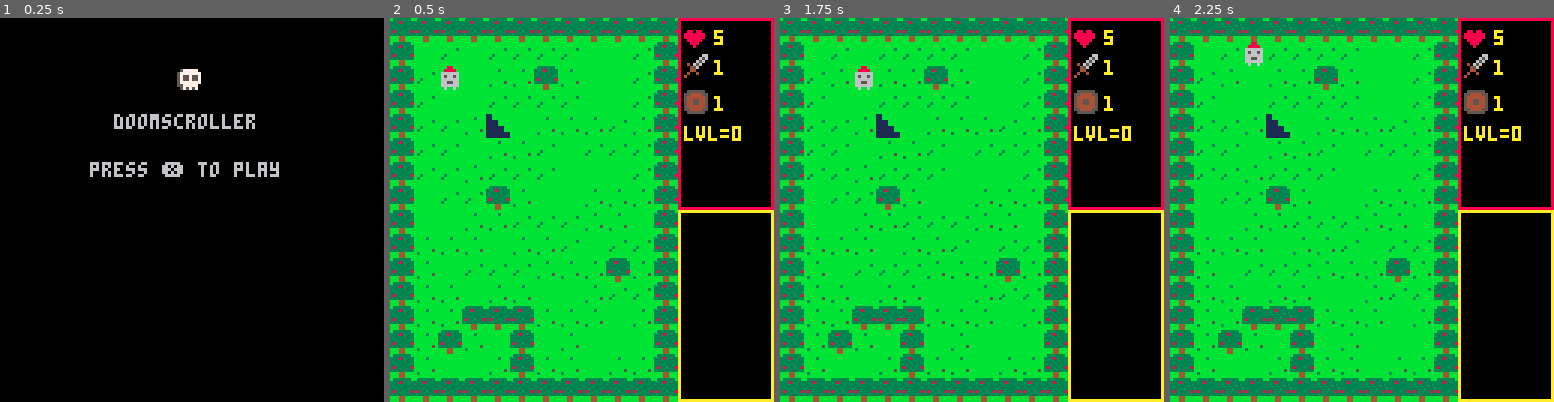
Above: before the commit, frames 1-4 (left to right).
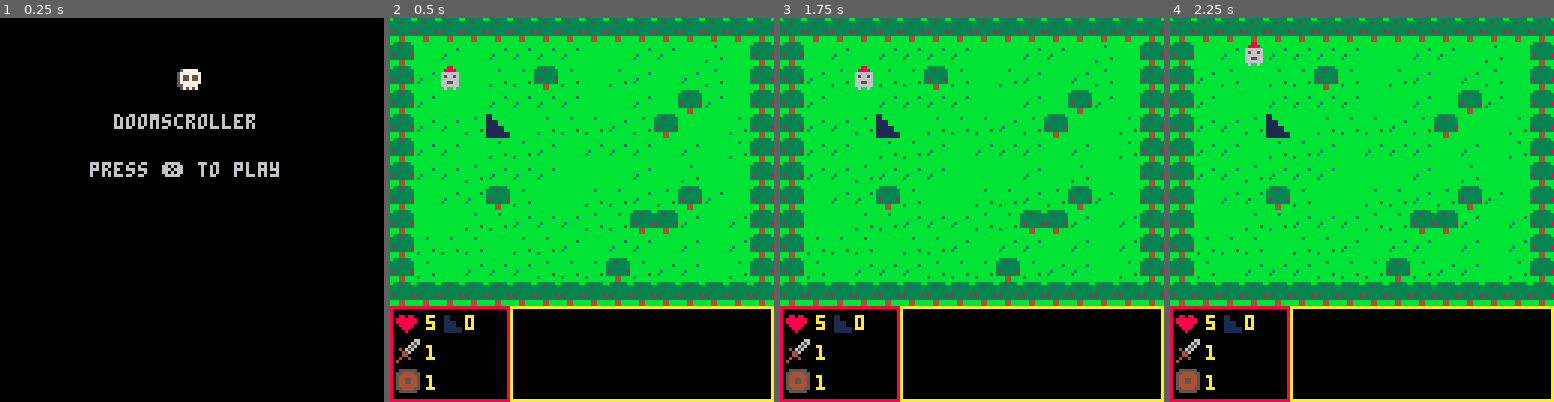
Above: after the commit, the same moments.

Repository: OmniWode/doomscroller
Game: PICO-8 cartridge doomscroller.p8
The game is run twice, just before and just after one commit, with the same random seed, the same clock (stepped at 60 frames per second) and the same inputs.
Inputs:
- Up to frame 1 (0.25 s): no input
- Up to frame 2 (0.5 s): tap X (X key) at 0.33 s
- Up to frame 3 (1.75 s): tap X (X key) at 1.07 s; hold Right from 1.6 s (still down)
- Up to frame 4 (2.25 s): tap X (X key) at 1.85 s; release Right at 2.1 s; hold Up from 2.15 s (still down)

Frame 1 is identical in both runs. In frame 2, 44% of the frame differs, in the area x 0-100%, y 0-100%; in frame 3, 44%; in frame 4, 44%.

Commit message:
swapped hud & UI to be at bottom, better use of screen real estate

Diff:
--- a/doomscroller.p8
+++ b/doomscroller.p8
@@ -203,28 +203,31 @@
 
 	-- stairs last to make sure an enemy doesn't
 	-- spawn on top
-	room.stairx=6+flr(rnd(3))
-	room.stairy=6+flr(rnd(6))
+	room.stairx=2+flr(rnd(12))
+	room.stairy=6+flr(rnd(3))
 
 end
 
 --TO DO: make this smarter
 function set_room(mapx,mapy)
-	mset(mapx+room.stairx,mapy+room.stairy,18)
 
 	for a in all(room.actors) do
 		mset(a.x,a.y,a.spr)
 	end
 
+	mset(mapx+room.stairx,mapy+room.stairy,18)
+
 end
 
 -- should mirror set_room!!!!
 function reset_room(mapx,mapy)
-	mset(mapx+room.stairx,mapy+room.stairy,0)
+
 
 	for a in all(room.actors) do
 		mset(a.x,a.y,0)
 	end
+
+	mset(mapx+room.stairx,mapy+room.stairy,0)
 
 end
 
@@ -240,10 +243,10 @@
 
 function make_enemy()
 	local e={}
-	e.x=(4+flr(rnd(5)))+mapx
+	e.x=(5+flr(rnd(3)))+mapx
 	if (e.x==room.stairx) e.x-=2
 
-	e.y=(4+flr(rnd(8)))+mapy
+	e.y=(5+flr(rnd(6)))+mapy
 	if (e.y==room.stairy) e.y-=2
 
 	e.spr=3
@@ -302,7 +305,6 @@
 	--take damage from enemies
 	if (is_tile(enemy,x,y)) then
 		p.hp -= 1
-		p.dam=true
 		sfx(1)
 		--rectfill(0,0,127,127,8)
 	end
@@ -321,37 +323,38 @@
 end
 
 function draw_hud()
-	hudx=96
-	hudy=0
+	hudx=0
+	hudy=96
 
 	-- draw frame
-	rectfill(hudx,hudy,hudx+31,hudy+63,0)
-	rect(hudx,hudy,hudx+31,hudy+63,8)
+	rectfill(hudx,hudy,hudx+39,hudy+31,0)
+	rect(hudx,hudy,hudx+39,hudy+31,8)
 
 	-- player health
-	spr(48,hudx+2,hudy+2)
-	print(p.hp,hudx+12,hudy+4,10)
+	spr(48,hudx+2,hudy+1)
+	print(p.hp,hudx+12,hudy+3,10)
 
 	-- player damage
-	spr(32,hudx+2,hudy+12)
-	print(p.dam,hudx+12,hudy+14,10)
+	spr(32,hudx+2,hudy+11)
+	print(p.dam,hudx+12,hudy+13,10)
 
 	-- player defense
-	spr(33,hudx+2,hudy+24)
-	print(p.def,hudx+12,hudy+26,10)
+	spr(33,hudx+2,hudy+21)
+	print(p.def,hudx+12,hudy+23,10)
 
 	-- current level
-	print("lvl="..tostr(level),hudx+2,hudy+36,10)
-
+	--print("lvl="..tostr(level),hudx+16,hudy+3,10)
+	spr(34,hudx+17,hudy+2)
+	print(level,hudx+25,hudy+3,10)
 end
 
 function draw_log()
-	logx=96
-	logy=64
+	logx=40
+	logy=96
 
 	-- draw frame
-	rectfill(logx,logy,logx+31,logy+63,0)
-	rect(logx,logy,logx+31,logy+63,10)
+	rectfill(logx,logy,logx+87,logy+31,0)
+	rect(logx,logy,logx+87,logy+31,10)
 end
 
 function old_draw_hud()
@@ -440,12 +443,12 @@
 00606000544444451111111100000000aaaaaaaa00000000bbbbbbbb000000000000000000000000000000000000000000000000000000000000000000000000
 006060000555555011111111000000000aaaaaa000000000bbbbbbbb000000000000000000000000000000000000000000000000000000000000000000000000
 00000066055555500000000000000000000000000000000000000000000000000000000000000000000000000000000000000000000000000000000000000000
-00000656554444550000000000000000000000000000000000000000000000000000000000000000000000000000000000000000000000000000000000000000
-00006560544444450000000000000000000000000000000000000000000000000000000000000000000000000000000000000000000000000000000000000000
-04065600544554450000000000000000000000000000000000000000000000000000000000000000000000000000000000000000000000000000000000000000
-00456000544554450000000000000000000000000000000000000000000000000000000000000000000000000000000000000000000000000000000000000000
-00440000544444450000000000000000000000000000000000000000000000000000000000000000000000000000000000000000000000000000000000000000
-04004000554444550000000000000000000000000000000000000000000000000000000000000000000000000000000000000000000000000000000000000000
+00000656554444550110000000000000000000000000000000000000000000000000000000000000000000000000000000000000000000000000000000000000
+00006560544444450110000000000000000000000000000000000000000000000000000000000000000000000000000000000000000000000000000000000000
+04065600544554450111100000000000000000000000000000000000000000000000000000000000000000000000000000000000000000000000000000000000
+00456000544554450111100000000000000000000000000000000000000000000000000000000000000000000000000000000000000000000000000000000000
+00440000544444450111111000000000000000000000000000000000000000000000000000000000000000000000000000000000000000000000000000000000
+04004000554444550111111000000000000000000000000000000000000000000000000000000000000000000000000000000000000000000000000000000000
 40000000055555500000000000000000000000000000000000000000000000000000000000000000000000000000000000000000000000000000000000000000
 00000000000000000000000000000000000000000000000000000000000000000000000000000000000000000000000000000000000000000000000000000000
 00000000000000000577777000000000000000000000000000000000000000000000000000000000000000000000000000000000000000000000000000000000
@@ -459,38 +462,34 @@
 0001010503080000010000000000000001020300100000000000000000000000000000000000000000000000000000000000000000000000000000000000000000000000000000000000000000000000000000000000000000000000000000000000000000000000000000000000000000000000000000000000000000000000
 0000000000000000000000000000000000000000000000000000000000000000000000000000000000000000000000000000000000000000000000000000000000000000000000000000000000000000000000000000000000000000000000000000000000000000000000000000000000000000000000000000000000000000
 __map__
-0808080808080808080808080000000002020202020202020202020202020202000000000000000000000000000000000000000000000000000000000000000000000000000000000000000000000000000000000000000000000000000000000000000000000000000000000000000000000000000000000000000000000000
-0816061606060606161606080000000002000000000000000000000000000002000000000000000000000000000000000000000000000000000000000000000000000000000000000000000000000000000000000000000000000000000000000000000000000000000000000000000000000000000000000000000000000000
-0806071607070807161606080000000002000000000000000000000000000002000000000000000000000000000000000000000000000000000000000000000000000000000000000000000000000000000000000000000000000000000000000000000000000000000000000000000000000000000000000000000000000000
-0806161606060606161606080000000002000000000000000000000000000002000000000000000000000000000000000000000000000000000000000000000000000000000000000000000000000000000000000000000000000000000000000000000000000000000000000000000000000000000000000000000000000000
-0806060706160707070607080000000002000000000000000000000000000002000000000000000000000000000000000000000000000000000000000000000000000000000000000000000000000000000000000000000000000000000000000000000000000000000000000000000000000000000000000000000000000000
-0806061607070616060606080000000002000000000000000000000000000002000000000000000000000000000000000000000000000000000000000000000000000000000000000000000000000000000000000000000000000000000000000000000000000000000000000000000000000000000000000000000000000000
-0806060706060616161606080000000002000000000000000000000000000002000000000000000000000000000000000000000000000000000000000000000000000000000000000000000000000000000000000000000000000000000000000000000000000000000000000000000000000000000000000000000000000000
-0816060608071616070707080000000002000000000000000000000000000002000000000000000000000000000000000000000000000000000000000000000000000000000000000000000000000000000000000000000000000000000000000000000000000000000000000000000000000000000000000000000000000000
-0816160707060606070716080000000002000000000000000000000000000002000000000000000000000000000000000000000000000000000000000000000000000000000000000000000000000000000000000000000000000000000000000000000000000000000000000000000000000000000000000000000000000000
-0807070716070706160606080000000002000000000000000000000000000002000000000000000000000000000000000000000000000000000000000000000000000000000000000000000000000000000000000000000000000000000000000000000000000000000000000000000000000000000000000000000000000000
-0807160606060707070807080000000002000000000000000000000000000002000000000000000000000000000000000000000000000000000000000000000000000000000000000000000000000000000000000000000000000000000000000000000000000000000000000000000000000000000000000000000000000000
-0807071607071616070606080000000002000000000000000000000000000002000000000000000000000000000000000000000000000000000000000000000000000000000000000000000000000000000000000000000000000000000000000000000000000000000000000000000000000000000000000000000000000000
-0807070808080707071607080000000002000000000000000000000000000002000000000000000000000000000000000000000000000000000000000000000000000000000000000000000000000000000000000000000000000000000000000000000000000000000000000000000000000000000000000000000000000000
-0807080716081607161616080000000002000000000000000000000000000002000000000000000000000000000000000000000000000000000000000000000000000000000000000000000000000000000000000000000000000000000000000000000000000000000000000000000000000000000000000000000000000000
-0807161607080707160707080000000002000000000000000000000000000002000000000000000000000000000000000000000000000000000000000000000000000000000000000000000000000000000000000000000000000000000000000000000000000000000000000000000000000000000000000000000000000000
-0808080808080808080808080000000002020202020202020202020202020202000000000000000000000000000000000000000000000000000000000000000000000000000000000000000000000000000000000000000000000000000000000000000000000000000000000000000000000000000000000000000000000000
-0202020202020202020202020000000002020202020202020202020200000000020202020202020202020202000000000202020202020202020202020000000002020202020202020202020200000000000000000000000000000000000000000000000000000000000000000000000000000000000000000000000000000000
-0200000002000000000000020000000002000000020000000000000200000000020000000200000000000002000000000200000002000000000000020000000002000000020000000000000200000000000000000000000000000000000000000000000000000000000000000000000000000000000000000000000000000000
-0200000002000200000000020000000002000000020002020000000200000000020000000200020202000002000000000200000002000202020000020000000002000000020002020200000200000000000000000000000000000000000000000000000000000000000000000000000000000000000000000000000000000000
-0200000002000000000000020000000002000000020000000000000200000000020000000200000000000002000000000200000002000200000000020000000002000000020002020000000200000000000000000000000000000000000000000000000000000000000000000000000000000000000000000000000000000000
-0202000202000000000000020000000002020002020000000000000200000000020200020200000000000002000000000202000202000000000000020000000002020002020000000000000200000000000000000000000000000000000000000000000000000000000000000000000000000000000000000000000000000000
-0200000000000000000000020000000002000000000000000000000200000000020000000000000000000002000000000200000000000000000000020000000002000000000000000000000200000000000000000000000000000000000000000000000000000000000000000000000000000000000000000000000000000000
-0200000000000000000000020000000002000000000000000000000200000000020000000000000000000002000000000200000000000000000000020000000002000000000000000000000200000000000000000000000000000000000000000000000000000000000000000000000000000000000000000000000000000000
-0200000000000000000000020000000002000000000000000000000200000000020000000000000000000002000000000200000000000000000000020000000002000000000000000000000200000000000000000000000000000000000000000000000000000000000000000000000000000000000000000000000000000000
-0200000000000000000000020000000002000000000000000000000200000000020000000000000000000002000000000200000000000000000000020000000002000000000000000000000200000000000000000000000000000000000000000000000000000000000000000000000000000000000000000000000000000000
-0200000000000000000000020000000002000000000000000000000200000000020000000000000000000002000000000200000000000000000000020000000002000000000000000000000200000000000000000000000000000000000000000000000000000000000000000000000000000000000000000000000000000000
-0200000000000000000000020000000002000000000000000000000200000000020000000000000000000002000000000200000000000000000000020000000002000000000000000000000200000000000000000000000000000000000000000000000000000000000000000000000000000000000000000000000000000000
-0200000000000000000000020000000002000000000000000000000200000000020000000000000000000002000000000200000000000000000000020000000002000000000000000000000200000000000000000000000000000000000000000000000000000000000000000000000000000000000000000000000000000000
-0200000000000000000000020000000002000000000000000000000200000000020000000000000000000002000000000200000000000000000000020000000002000000000000000000000200000000000000000000000000000000000000000000000000000000000000000000000000000000000000000000000000000000
-0200000000000000000000020000000002000000000000000000000200000000020000000000000000000002000000000200000000000000000000020000000002000000000000000000000200000000000000000000000000000000000000000000000000000000000000000000000000000000000000000000000000000000
-0200000000000000000000020000000002000000000000000000000200000000020000000000000000000002000000000200000000000000000000020000000002000000000000000000000200000000000000000000000000000000000000000000000000000000000000000000000000000000000000000000000000000000
-0202020202020202020202020000000002020202020202020202020200000000020202020202020202020202000000000202020202020202020202020000000002020202020202020202020200000000000000000000000000000000000000000000000000000000000000000000000000000000000000000000000000000000
-
-
-
+0808080808080808080808080808080802020202020202020202020202020202000000000000000000000000000000000000000000000000000000000000000000000000000000000000000000000000000000000000000000000000000000000000000000000000000000000000000000000000000000000000000000000000
+0816061606060606161606061607160802000000000000000000000000000002000000000000000000000000000000000000000000000000000000000000000000000000000000000000000000000000000000000000000000000000000000000000000000000000000000000000000000000000000000000000000000000000
+0806071607070807160706160607160802000000000000000000000000000002000000000000000000000000000000000000000000000000000000000000000000000000000000000000000000000000000000000000000000000000000000000000000000000000000000000000000000000000000000000000000000000000
+0806161606060606161606160806160802000000000000000000000000000002000000000000000000000000000000000000000000000000000000000000000000000000000000000000000000000000000000000000000000000000000000000000000000000000000000000000000000000000000000000000000000000000
+0806060706160707070607081616070802000000000000000000000000000002000000000000000000000000000000000000000000000000000000000000000000000000000000000000000000000000000000000000000000000000000000000000000000000000000000000000000000000000000000000000000000000000
+0806061607070616060606160616070802000000000000000000000000000002000000000000000000000000000000000000000000000000000000000000000000000000000000000000000000000000000000000000000000000000000000000000000000000000000000000000000000000000000000000000000000000000
+0806060706060616161606160716160802000000000000000000000000000002000000000000000000000000000000000000000000000000000000000000000000000000000000000000000000000000000000000000000000000000000000000000000000000000000000000000000000000000000000000000000000000000
+0816060608071616070706070806160802000000000000000000000000000002000000000000000000000000000000000000000000000000000000000000000000000000000000000000000000000000000000000000000000000000000000000000000000000000000000000000000000000000000000000000000000000000
+0816160707060606070708080616060802000000000000000000000000000002000000000000000000000000000000000000000000000000000000000000000000000000000000000000000000000000000000000000000000000000000000000000000000000000000000000000000000000000000000000000000000000000
+0807070716070706160606160616060802000000000000000000000000000002000000000000000000000000000000000000000000000000000000000000000000000000000000000000000000000000000000000000000000000000000000000000000000000000000000000000000000000000000000000000000000000000
+0807160606060707070807060616070802000000000000000000000000000002000000000000000000000000000000000000000000000000000000000000000000000000000000000000000000000000000000000000000000000000000000000000000000000000000000000000000000000000000000000000000000000000
+0808080808080808080808080808080802000000000000000000000000000002000000000000000000000000000000000000000000000000000000000000000000000000000000000000000000000000000000000000000000000000000000000000000000000000000000000000000000000000000000000000000000000000
+0000000000000000000000000000000002000000000000000000000000000002000000000000000000000000000000000000000000000000000000000000000000000000000000000000000000000000000000000000000000000000000000000000000000000000000000000000000000000000000000000000000000000000
+0000000000000000000000000000000002000000000000000000000000000002000000000000000000000000000000000000000000000000000000000000000000000000000000000000000000000000000000000000000000000000000000000000000000000000000000000000000000000000000000000000000000000000
+0000000000000000000000000000000002000000000000000000000000000002000000000000000000000000000000000000000000000000000000000000000000000000000000000000000000000000000000000000000000000000000000000000000000000000000000000000000000000000000000000000000000000000
+0000000000000000000000000000000002020202020202020202020202020202000000000000000000000000000000000000000000000000000000000000000000000000000000000000000000000000000000000000000000000000000000000000000000000000000000000000000000000000000000000000000000000000
+0202020202020202020202020202020202020202020202020202020202020202020202020202020202020202020202020202020202020202020202020202020202020202020202020202020202020202000000000000000000000000000000000000000000000000000000000000000000000000000000000000000000000000
+0200000002000000000000000000000202000000020000000000000000000002020000000200000000000000000000020200000002000000000000000000000202000000020000000000000000000002000000000000000000000000000000000000000000000000000000000000000000000000000000000000000000000000
+0200000002000200000000000000000202000000020002020000000000000002020000000200020202000000000000020200000002000202020200000000000202000000020002020202020000000002000000000000000000000000000000000000000000000000000000000000000000000000000000000000000000000000
+0200000002000000000000000000000202000000020000000000000000000002020000000200000000000000000000020200000002000000000000000000000202000000020000000000000000000002000000000000000000000000000000000000000000000000000000000000000000000000000000000000000000000000
+0202000202000000000000000000000202020002020000000000000000000002020200020200000000000000000000020202000202000000000000000000000202020002020000000000000000000002000000000000000000000000000000000000000000000000000000000000000000000000000000000000000000000000
+0200000000000000000000000000000202000000000000000000000000000002020000000000000000000000000000020200000000000000000000000000000202000000000000000000000000000002000000000000000000000000000000000000000000000000000000000000000000000000000000000000000000000000
+0200000000000000000000000000000202000000000000000000000000000002020000000000000000000000000000020200000000000000000000000000000202000000000000000000000000000002000000000000000000000000000000000000000000000000000000000000000000000000000000000000000000000000
+0200000000000000000000000000000202000000000000000000000000000002020000000000000000000000000000020200000000000000000000000000000202000000000000000000000000000002000000000000000000000000000000000000000000000000000000000000000000000000000000000000000000000000
+0200000000000000000000000000000202000000000000000000000000000002020000000000000000000000000000020200000000000000000000000000000202000000000000000000000000000002000000000000000000000000000000000000000000000000000000000000000000000000000000000000000000000000
+0200000000000000000000000000000202000000000000000000000000000002020000000000000000000000000000020200000000000000000000000000000202000000000000000000000000000002000000000000000000000000000000000000000000000000000000000000000000000000000000000000000000000000
+0200000000000000000000000000000202000000000000000000000000000002020000000000000000000000000000020200000000000000000000000000000202000000000000000000000000000002000000000000000000000000000000000000000000000000000000000000000000000000000000000000000000000000
+0202020202020202020202020202020202020202020202020202020202020202020202020202020202020202020202020202020202020202020202020202020202020202020202020202020202020202000000000000000000000000000000000000000000000000000000000000000000000000000000000000000000000000
+
+
+
